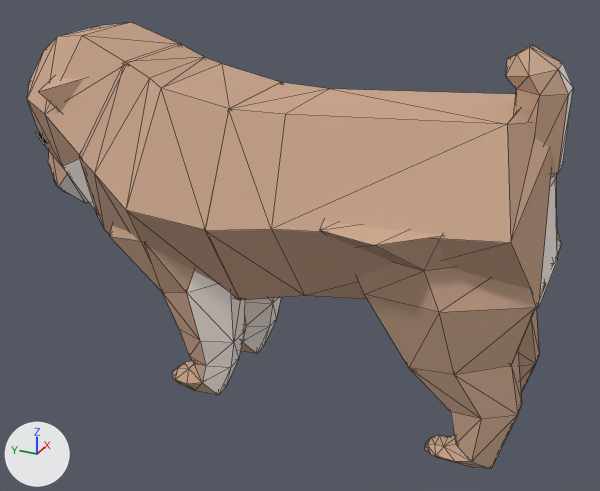
The Blender file friends/choroDog/chorodog.blend as it was, and as the next commit left it.
The view is the same before and after, from a 50 mm lens placed at (-2.69, -1.37, 2.0), pointed at (0.0, -0.16, 0.65). Arrows for +X, +Y and +Z are at lower left; the lights stay in place. Mesh edges are drawn as thin lines.

Objects in the first picture: 'chest', 'head', 'hip', 'legBLS', 'legBLST', 'legBLT', 'legBRS', 'legFLS', 'legFLST', 'legFLT', 'legFRS', 'tail'.
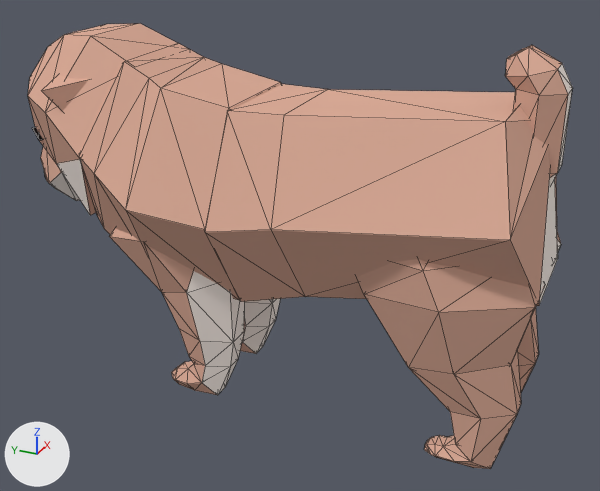
The newer file is also rescaled (x0.522), turned or shifted as a whole; pictures and numbers use the older file's frame.

Location of each change, [x1, y1, x2, y2] in pixels of the pictures (600 x 491 px; the box of a moved part takes in the faces that stretch with it):
'legBLT', reshaped: before [320, 221, 546, 375]; after [357, 259, 545, 374]
'head', reshaped: before [27, 22, 179, 211]; after [28, 23, 178, 215]
part 2 of me_cylinder_016, moved or reshaped: before [320, 221, 546, 284]; after [395, 259, 451, 271]

The change in detail:
me_cube_001 has 78 vertices, 132 faces and spans x -31.4..26.1, y -31.4..34.6, z -12.7..11.0.
me_cube_001 is used by ob_head; location (0.0, 0.685, 1.063); rotation (-0.538, 0.372, 0.527), in degrees (-31, 21, 30); scale (0.0116, -0.0116, -0.0282).
me_cube_001 part 1: the whole mesh is multiplied about the mesh origin by the matrix ((0.999, 0.02, 0.099), (-0.017, 1.03, -0.172), (-0.017, 0.03, 0.991)).
me_cylinder_016 has 30 vertices, 56 faces and spans x -0.15..0.14, y -0.17..0.24, z -3.35..2.69.
me_cylinder_016 is used by ob_legblt; location (-0.191, -0.776, 0.7); rotation (0.0, 0.241, 1.571), in degrees (0, 14, 90); scale (2.13, 1.12, 0.129).
Part 2, on me_cylinder_016:
Vertex 7 of me_cylinder_016 moves from (-0.02, -0.17, -0.18) to (-0.01, -0.15, -0.17).
Vertex 16 of me_cylinder_016 moves from (-0.13, -0.11, 1.28) to (-0.13, -0.11, 0.96).
Vertex 18 of me_cylinder_016 moves from (0.14, 0.2, 2.39) at pixel (319, 230) to (0.13, 0.05, 2.79).
Vertex 19 of me_cylinder_016 moves from (0.05, 0.24, 2.03) at pixel (374, 245) to (0.04, 0.08, 2.63).
Vertex 20 of me_cylinder_016 moves from (0.14, 0.1, 2.69) to (0.14, -0.05, 2.49).
Vertex 21 of me_cylinder_016 moves from (0.05, 0.04, 2.62) to (0.06, -0.12, 2.03).
Vertex 22 of me_cylinder_016 moves from (-0.05, 0.07, 2.26) to (-0.04, -0.09, 1.88).
Vertex 23 of me_cylinder_016 moves from (-0.05, 0.18, 1.97) at pixel (441, 235) to (-0.05, 0.01, 2.17).
